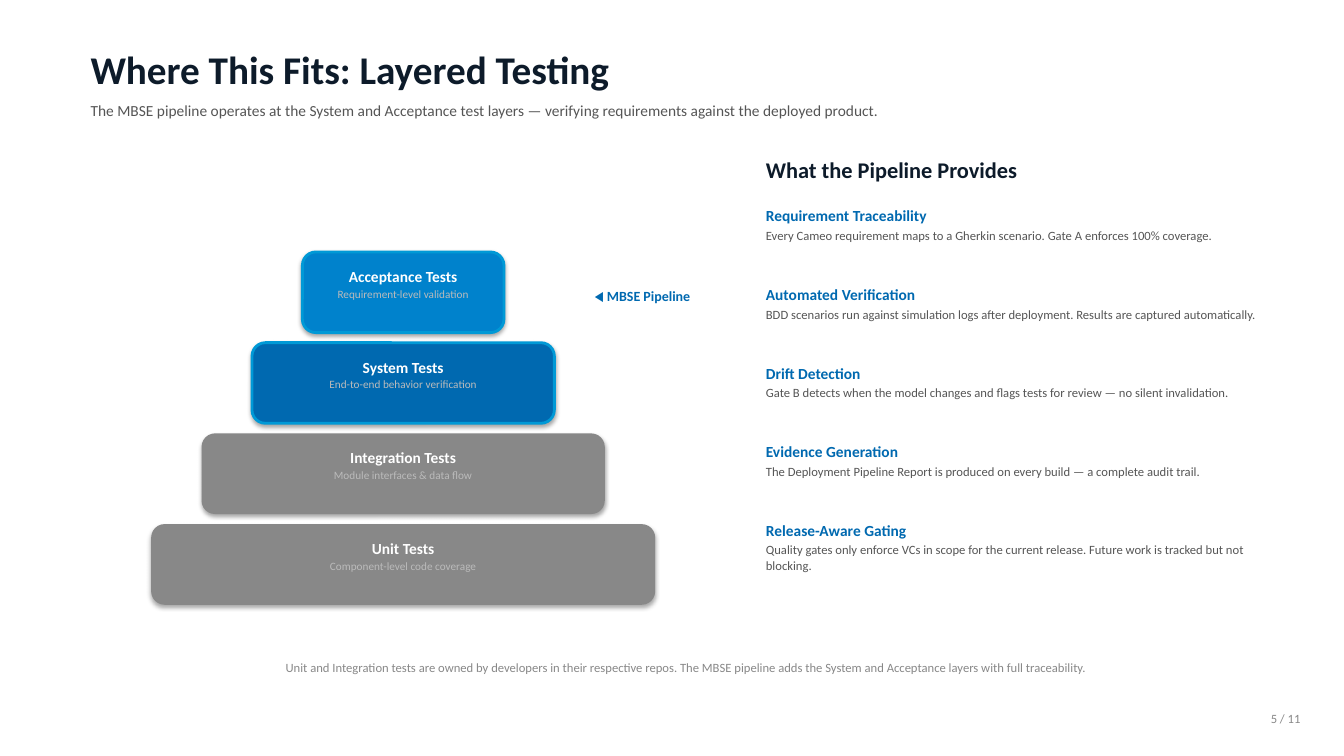
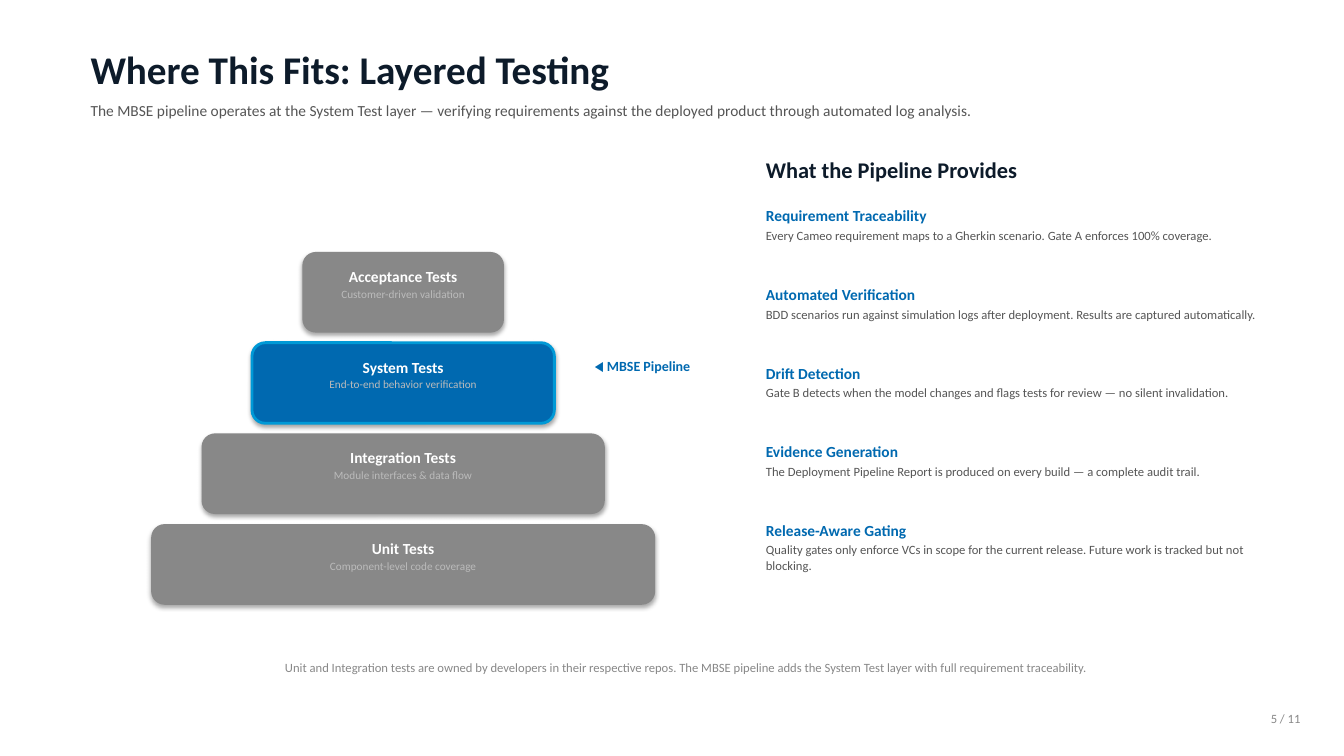
Before and after one commit to blake-perkins/product-pipeline, a slide deck: slide 5 of docs/presentations/MBSE_Pipeline_Executive_Brief.pptx. Drawn at 1344x756 pixels with LibreOffice and Linux fonts; fonts in the diff are those of the drawing. Boxes give left, top, right and bottom in pixels: in the first picture for what was removed or moved away, otherwise in the second. Text is boxed around its words. In the diff, an @@ line names an element or a change of style, - is before the commit and + after.

```diff
--- a/docs/presentations/MBSE_Pipeline_Executive_Brief.pptx
+++ b/docs/presentations/MBSE_Pipeline_Executive_Brief.pptx
@@ text at <box>91,105,971,119</box>: text changed @@
-The MBSE pipeline operates at the System and Acceptance test layers — verifying requirements against the deployed product.
+The MBSE pipeline operates at the System Test layer — verifying requirements against the deployed product through automated log analysis.
@@ rounded rectangle at <box>302,252,504,333</box>: fill #0082CC to #888888; outline #0099D6 2 pt to none @@
@@ text at <box>341,291,465,298</box>: text changed @@
-Requirement-level validation
+Customer-driven validation
@@ text "◀ MBSE Pipeline": place and size @@
-text "◀ MBSE Pipeline" at <box>607,291,690,304</box>
+text "◀ MBSE Pipeline" at <box>607,361,690,374</box>
@@ text at <box>285,663,1087,674</box>: text changed @@
-Unit and Integration tests are owned by developers in their respective repos. The MBSE pipeline adds the System and Acceptance layers with full traceability.
+Unit and Integration tests are owned by developers in their respective repos. The MBSE pipeline adds the System Test layer with full requirement traceability.
```
Also in this commit, not shown: 1 other file.
